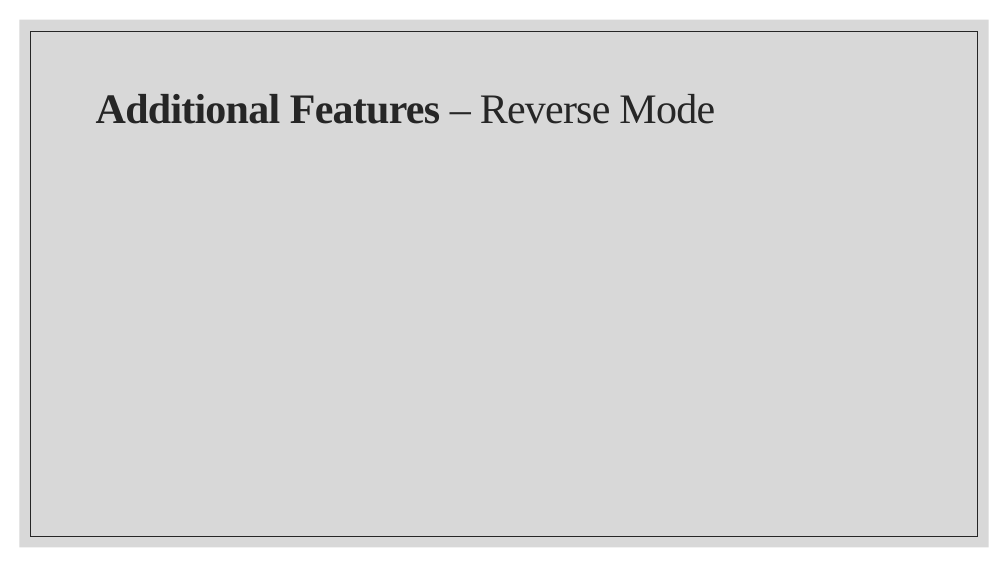
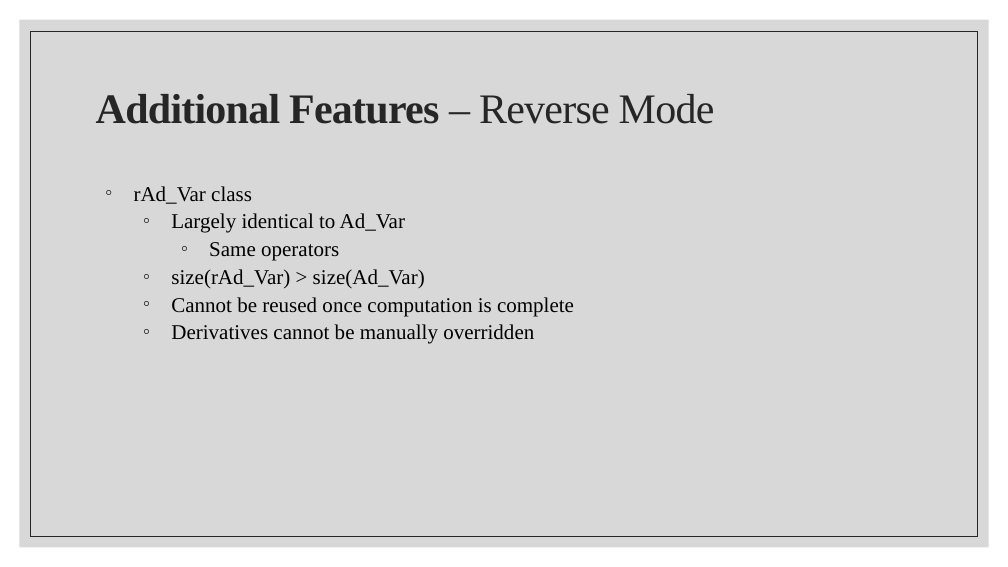
Before and after one commit to the-differentiators/cs207-FinalProject, a slide deck: slide 8 of docs/cs207-presentation.pptx. Drawn at 1008x567 pixels with LibreOffice and Linux fonts; fonts in the diff are those of the drawing. Boxes give left, top, right and bottom in pixels: in the first picture for what was removed or moved away, otherwise in the second. Text is boxed around its words. In the diff, an @@ line names an element or a change of style, - is before the commit and + after.

```diff
--- a/docs/cs207-presentation.pptx
+++ b/docs/cs207-presentation.pptx
@@ text added at (134,186,574,344), 20 pt, text #000000 @@
+◦ rAd_Var class
+  ◦ Largely identical to Ad_Var
+    ◦ Same operators
+  ◦ size(rAd_Var) > size(Ad_Var)
+  ◦ Cannot be reused once computation is complete
+  ◦ Derivatives cannot be manually overridden
```
Also in this commit, not shown: 5 other slides changed, 3 slides added, 3 slides removed, 1 other file.
